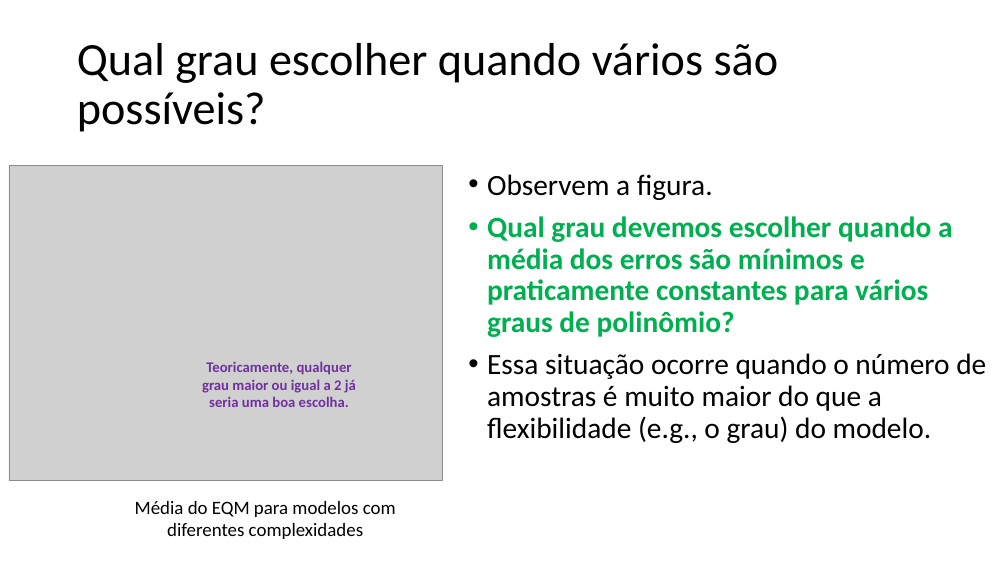
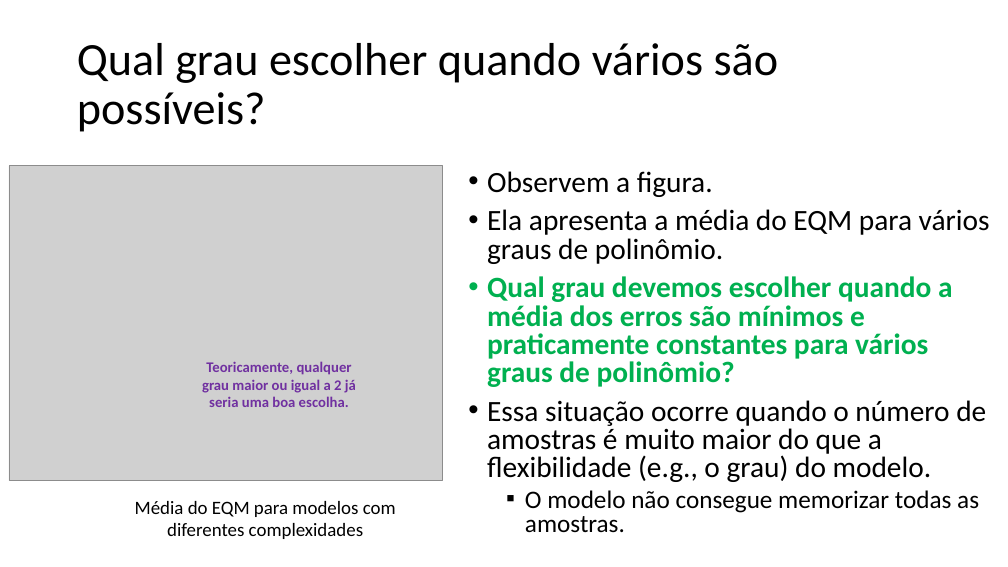
Before and after one commit to zz4fap/c24_inteligencia_artificial, a slide deck: slide 78 of slides/C24_Regressão.pptx. Drawn at 1008x567 pixels with LibreOffice and Linux fonts; fonts in the diff are those of the drawing; grey boxes stand for pictures. Boxes give left, top, right and bottom in pixels: in the first picture for what was removed or moved away, otherwise in the second. Text is boxed around its words. In the diff, an @@ line names an element or a change of style, - is before the commit and + after.

```diff
--- a/slides/C24_Regressão.pptx
+++ b/slides/C24_Regressão.pptx
@@ text at <box>487,171,986,482</box>: line spacing 0.9 to 0.8 @@
@@ text at <box>487,209,990,264</box>: paragraph added @@
+• Ela apresenta a média do EQM para vários graus de polinômio.
@@ text at <box>525,490,979,533</box>: paragraph added @@
+  ▪ O modelo não consegue memorizar todas as amostras.
```
Also in this commit, not shown: 11 other slides changed, 1 other file.
